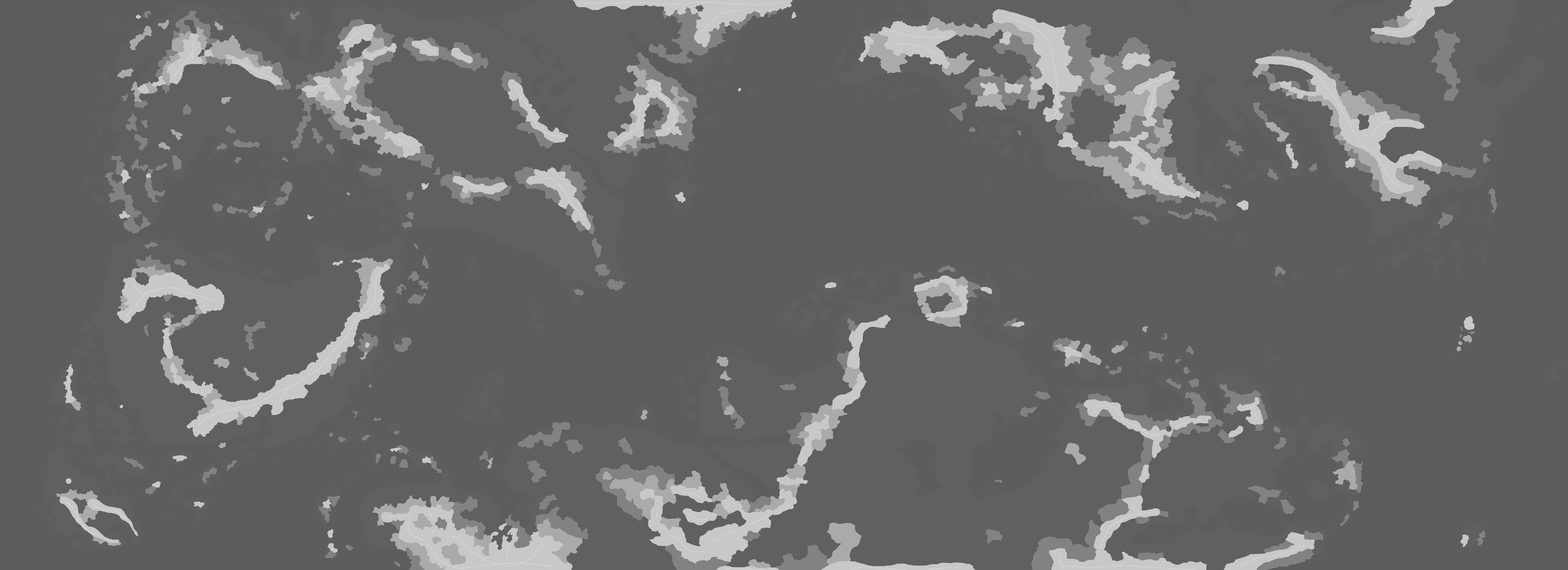
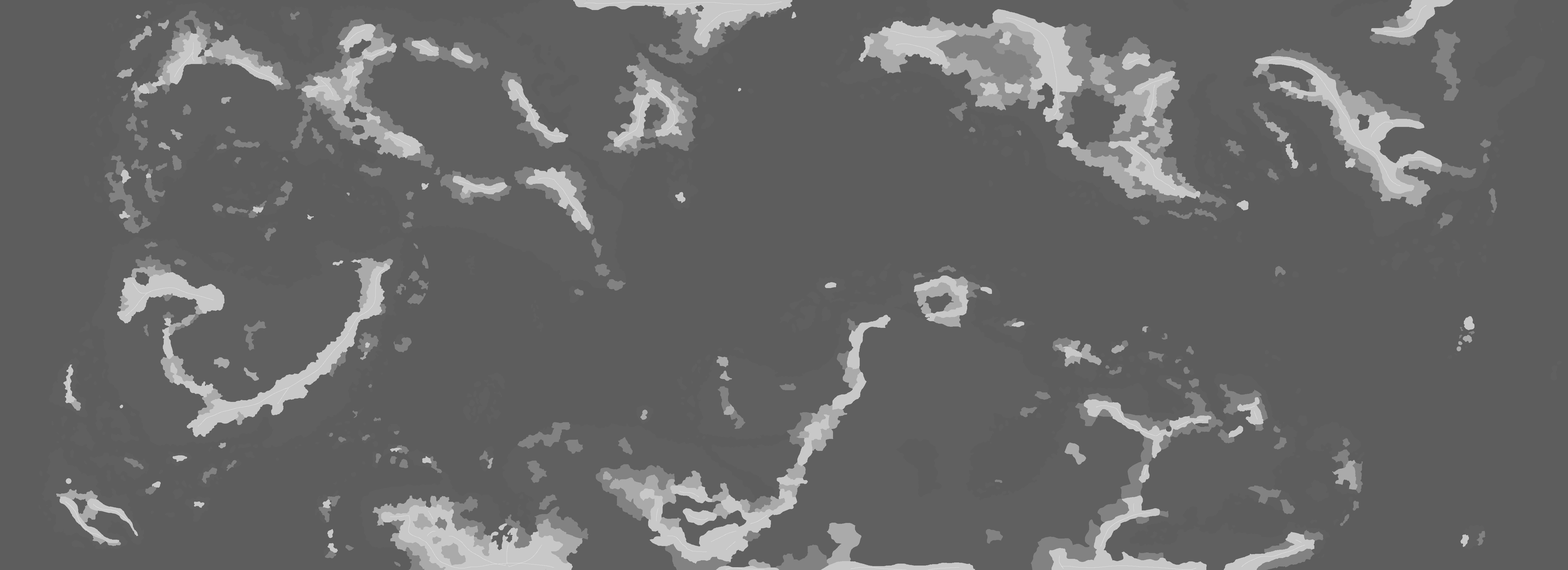
Before/after of a 1568 x 570 layered artwork. What changed in the layer stack:
painted on "Pasted Layer #1" over [936, 29, 1043, 106]
